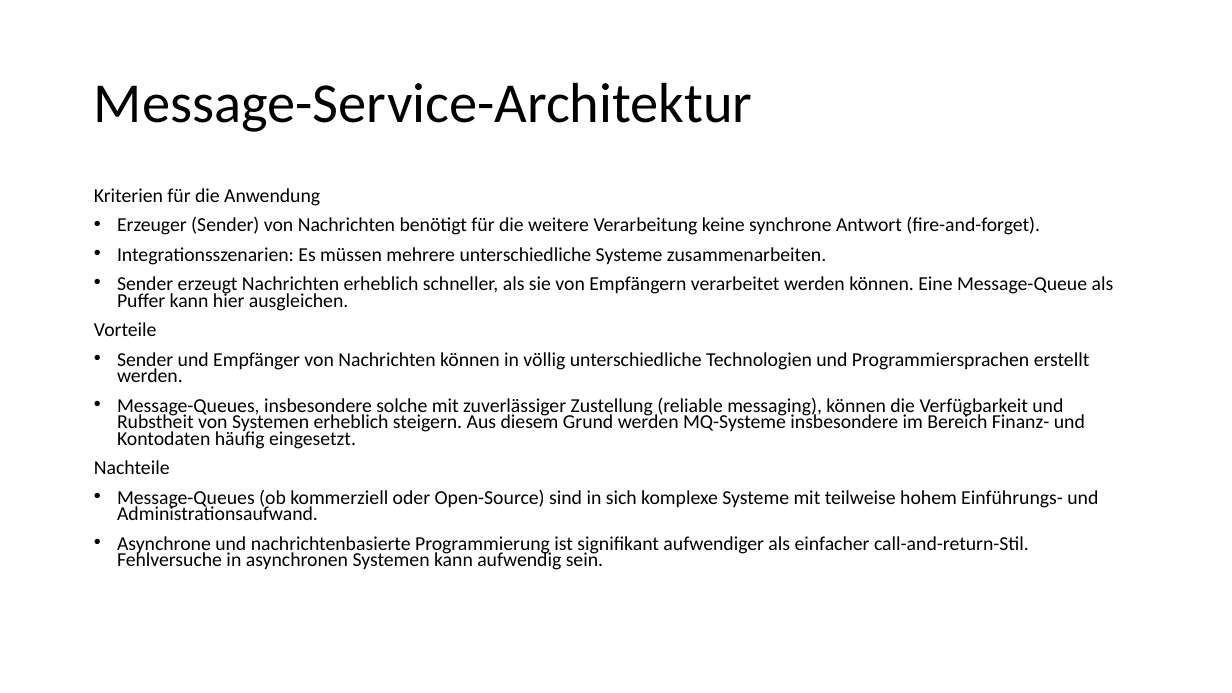
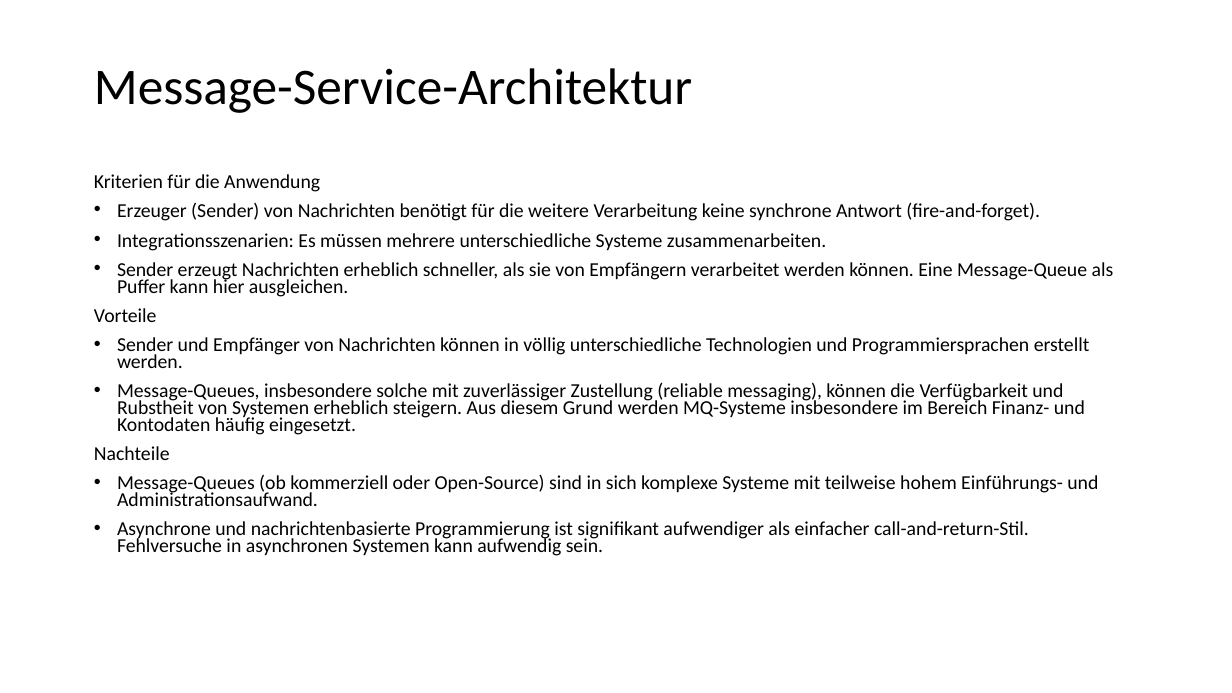
Before and after one commit to chrissike/chatapplication, a slide deck: slide 3 of dokumentation/vortrag.pptx (slide 4 before the commit). Drawn at 1232x693 pixels with LibreOffice and Linux fonts; fonts in the diff are those of the drawing; background and template pictures are left out. Boxes give left, top, right and bottom in pixels: in the first picture for what was removed or moved away, otherwise in the second. Text is boxed around its words. In the diff, an @@ line names an element or a change of style, - is before the commit and + after.

```diff
--- a/dokumentation/vortrag.pptx
+++ b/dokumentation/vortrag.pptx
@@ title "Message-Service-Architektur": place and size @@
-title "Message-Service-Architektur" at bbox=[94, 82, 753, 132]
+title "Message-Service-Architektur" at bbox=[94, 68, 692, 113]
@@ title "Message-Service-Architektur" at bbox=[94, 68, 692, 113]: size 44 to 40 pt @@
@@ text "Kriterien für die Anwendung": place and size @@
-text "Kriterien für die Anwendung" at bbox=[94, 188, 1114, 570]
+text "Kriterien für die Anwendung" at bbox=[94, 174, 1114, 556]
```
Also in this commit, not shown: 1 other slide changed, 3 slides added, 1 slide removed, 6 other files.
